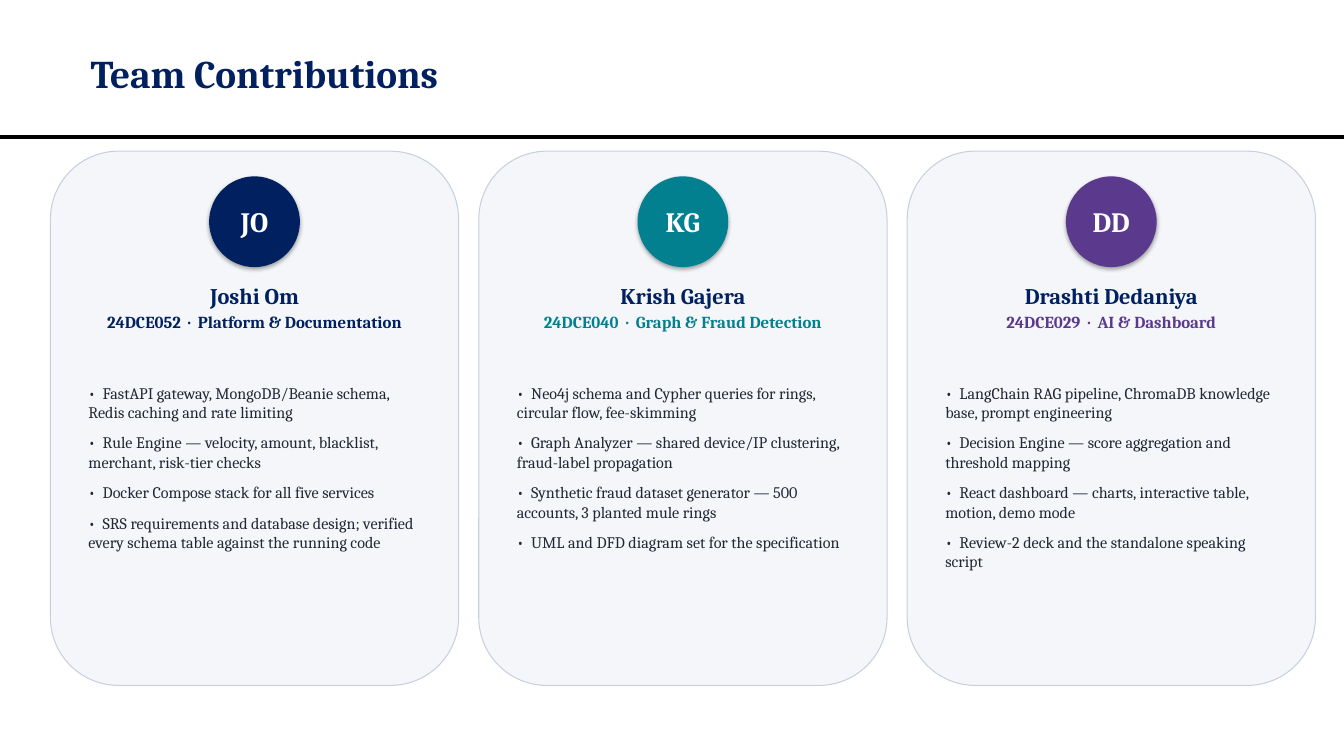
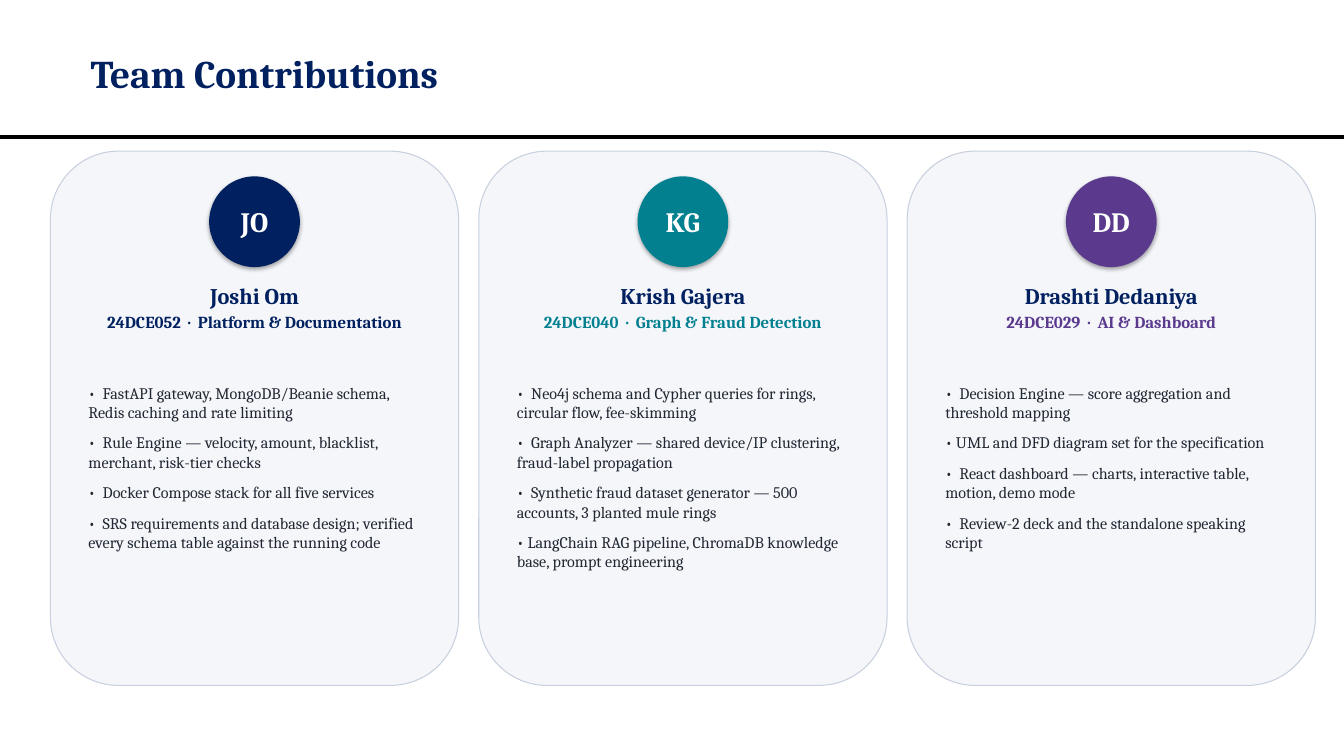
Before and after one commit to OMJOSHI15/indus11, a slide deck: slide 23 of docs/Indus11-Review2.pptx. Drawn at 1344x756 pixels with LibreOffice and Linux fonts; fonts in the diff are those of the drawing. Boxes give left, top, right and bottom in pixels: in the first picture for what was removed or moved away, otherwise in the second. Text is boxed around its words. In the diff, an @@ line names an element or a change of style, - is before the commit and + after.

```diff
--- a/docs/Indus11-Review2.pptx
+++ b/docs/Indus11-Review2.pptx
@@ text at [945,388,1270,422]: paragraph removed @@
-• LangChain RAG pipeline, ChromaDB knowledge base, prompt engineering
@@ text at [956,436,1264,452]: paragraph added @@
+• UML and DFD diagram set for the specification
@@ text at [517,537,838,571]: text changed @@
-• UML and DFD diagram set for the specification
+• LangChain RAG pipeline, ChromaDB knowledge base, prompt engineering
```
Also in this commit, not shown: 20 other slides changed, 1 other file.
